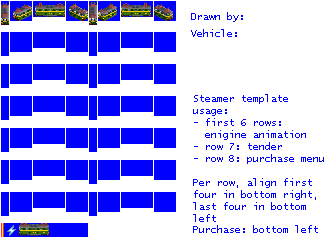
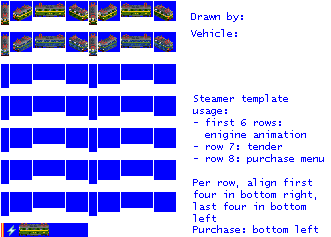
Two versions of the same layered image (331x237). Layer-by-layer changes:
added layer "Pasted Layer" above "empty.png" over (x1=154, y1=35, x2=173, y2=52)
painted on "empty.png" over (x1=1, y1=33, x2=151, y2=56)
